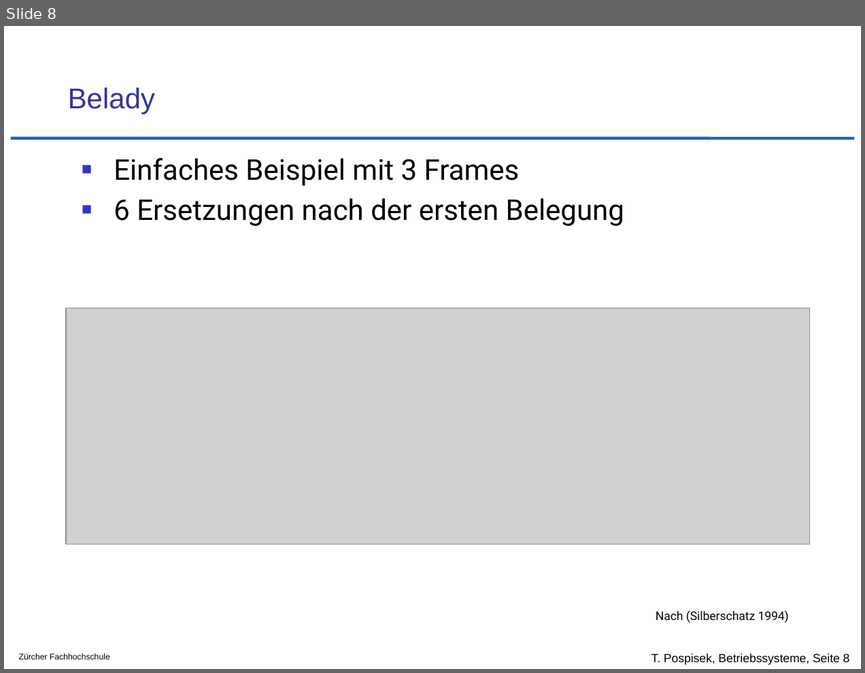
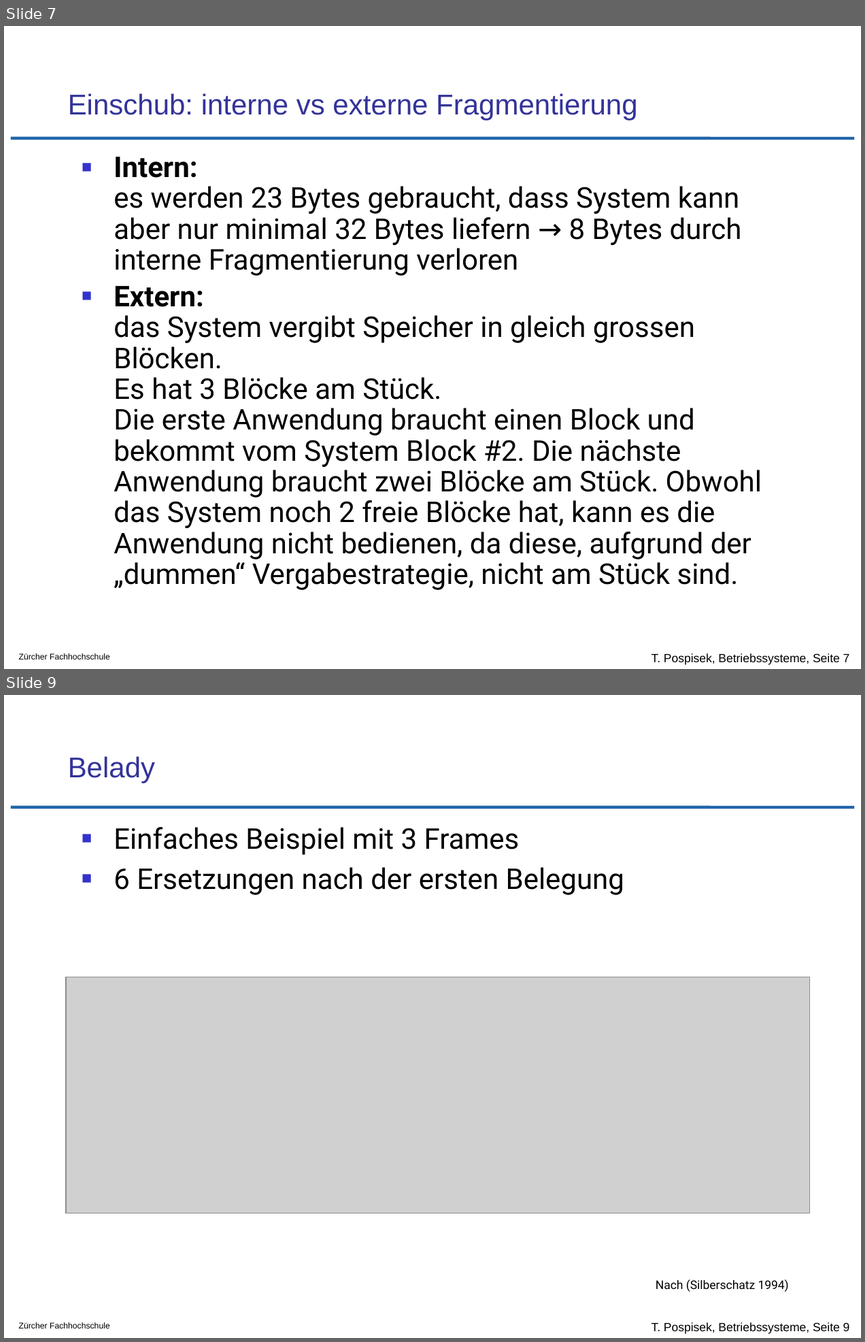
Before and after one commit to tpo/betriebssysteme, a slide deck: 11_Speicherverwaltung_Strategien.odp. Shown one above the other, each under a label of ours: slide 8 before the commit, slides 7 and 9 after it; the slides between them are not shown. The pictures are 865x673 and 865x1342 pixels, drawn with LibreOffice and Linux fonts; fonts in the diff are those of the drawing; grey boxes stand for pictures; background and template pictures are left out. Boxes give left, top, right and bottom in pixels: in the first picture for what was removed or moved away, otherwise in the second. Text is boxed around its words. In the diff, an @@ line names an element or a change of style, - is before the commit and + after.

Commit message:
Erklärung interne/externe Fragmentierung hinzugefügt
sonstige kleinst-Änderungen

```diff
--- a/11_Speicherverwaltung_Strategien.odp
+++ b/11_Speicherverwaltung_Strategien.odp
@@ slide 7 added at [4, 26, 861, 669], background #FFFFFF; not listed: 3 template elements that a slide beside it also shows @@
@@ title added at [68, 93, 637, 120], 24 pt, text #333399 @@
+Einschub: interne vs externe Fragmentierung
@@ text added at [113, 157, 762, 590], 24 pt, text #000000 @@
+■ Intern:
+  es werden 23 Bytes gebraucht, dass System kann aber nur minimal 32 Bytes liefern → 8 Bytes durch interne Fragmentierung verloren
+■ Extern:
+  das System vergibt Speicher in gleich grossen Blöcken.
+  Es hat 3 Blöcke am Stück.
+  Die erste Anwendung braucht einen Block und bekommt vom System Block #2. Die nächste Anwendung braucht zwei Blöcke am Stück. Obwohl das System noch 2 freie Blöcke hat, kann es die Anwendung nicht bedienen, da diese, aufgrund der „dummen“ Vergabestrategie, nicht am Stück sind.
@@ what was slide 8 is now slide 9 @@
@@ text at [651, 1322, 850, 1334]: text changed @@
-T. Pospisek, Betriebssysteme, Seite 8
+T. Pospisek, Betriebssysteme, Seite 9
```
Also in this commit, not shown: 8 slides changed.
